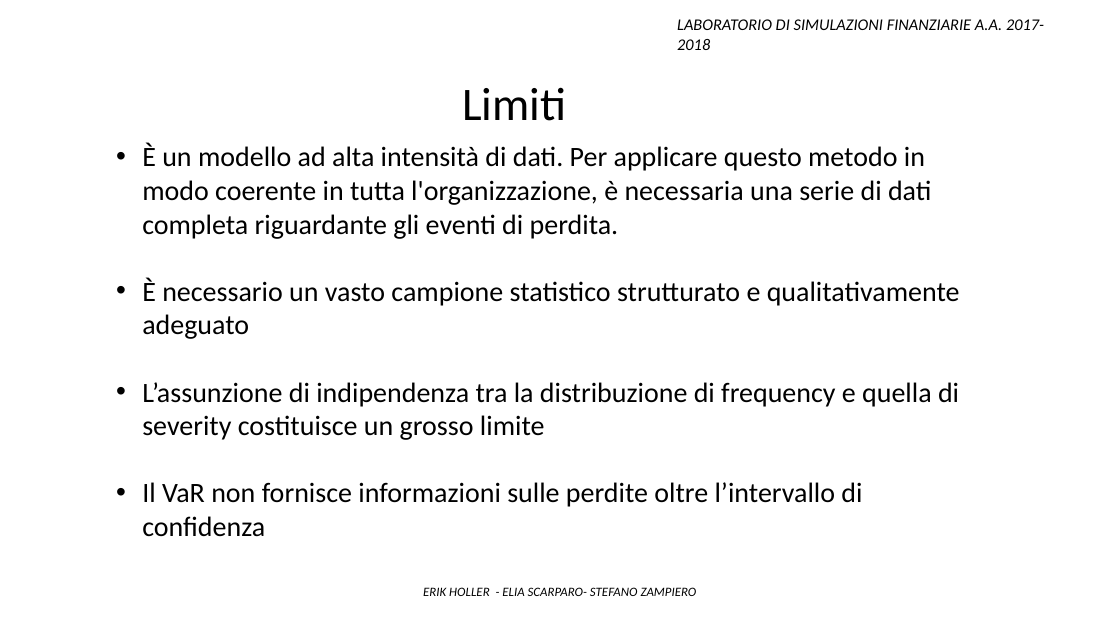
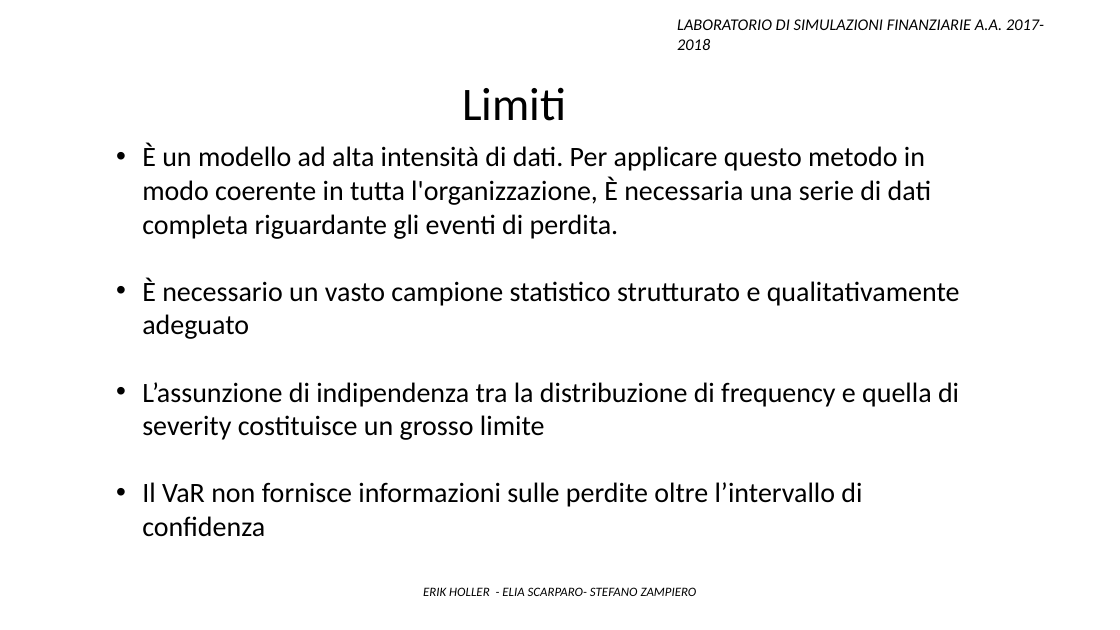
Before and after one commit to Stegirsanov/Laboratorio-di-simulazioni-finanziarie-project, a slide deck: slide 37 of Presentazione ppt/Presentazione_finale.pptx. Drawn at 1120x630 pixels with LibreOffice and Linux fonts; fonts in the diff are those of the drawing. Boxes give left, top, right and bottom in pixels: in the first picture for what was removed or moved away, otherwise in the second. Text is boxed around its words. In the diff, an @@ line names an element or a change of style, - is before the commit and + after.

```diff
--- a/Presentazione ppt/Presentazione_finale.pptx
+++ b/Presentazione ppt/Presentazione_finale.pptx
@@ text at [142,143,931,239]: text changed @@
-  • È un modello ad alta intensità di dati. Per applicare questo metodo in modo coerente in tutta l'organizzazione, è necessaria una serie di dati completa riguardante gli eventi di perdita.
+  • È un modello ad alta intensità di dati. Per applicare questo metodo in modo coerente in tutta l'organizzazione, È necessaria una serie di dati completa riguardante gli eventi di perdita.
```
Also in this commit, not shown: 2 other slides changed, 3 slides added, 3 slides removed.
